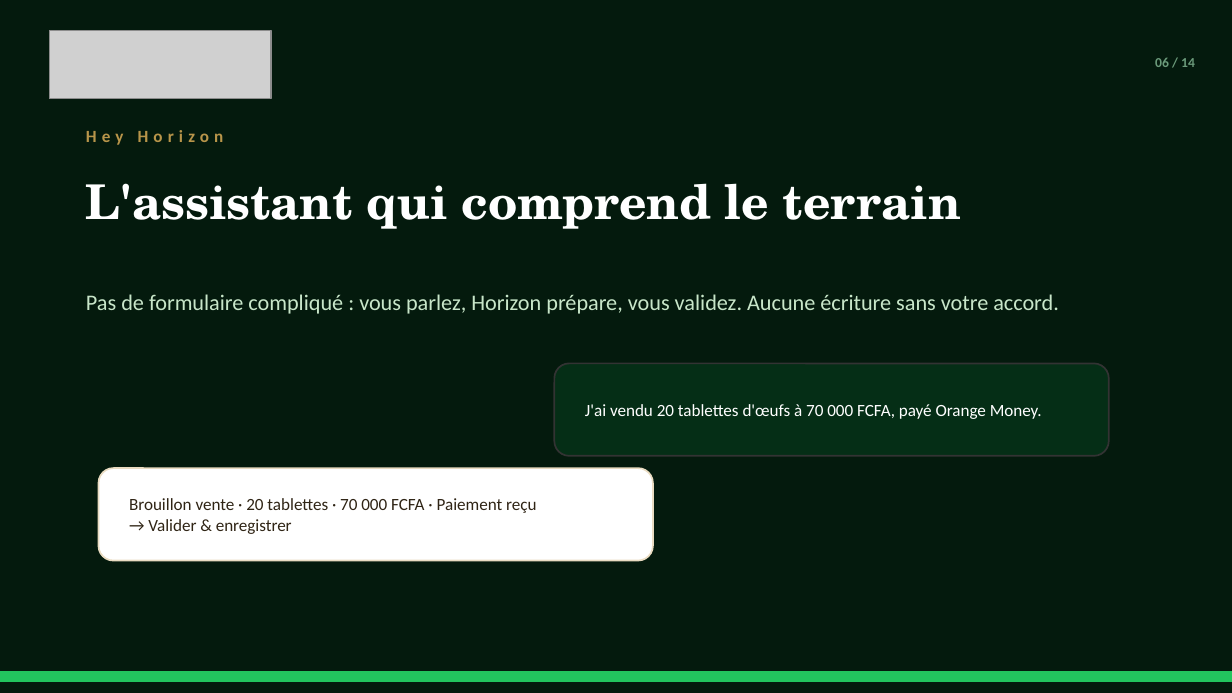
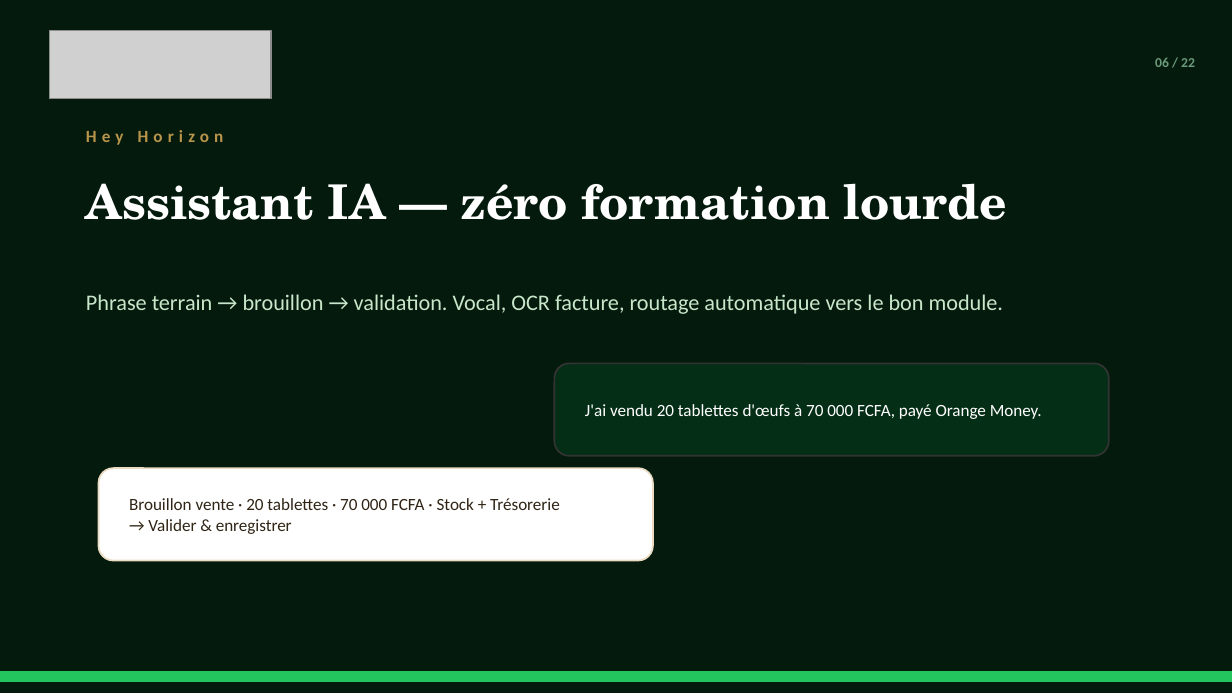
Before and after one commit to PENDATHIAW/horizon-farm, a slide deck: slide 6 of docs/pitch/PITCH_HORIZON_FARM.pptx. Drawn at 1232x693 pixels with LibreOffice and Linux fonts; fonts in the diff are those of the drawing; grey boxes stand for pictures. Boxes give left, top, right and bottom in pixels: in the first picture for what was removed or moved away, otherwise in the second. Text is boxed around its words. In the diff, an @@ line names an element or a change of style, - is before the commit and + after.

```diff
--- a/docs/pitch/PITCH_HORIZON_FARM.pptx
+++ b/docs/pitch/PITCH_HORIZON_FARM.pptx
@@ text at (x1=1155, y1=57, x2=1195, y2=67): text changed @@
-06 / 14
+06 / 22
@@ text at (x1=86, y1=183, x2=1007, y2=220): text changed @@
-L'assistant qui comprend le terrain
+Assistant IA — zéro formation lourde
@@ text at (x1=86, y1=294, x2=1003, y2=314): text changed @@
-Pas de formulaire compliqué : vous parlez, Horizon prépare, vous validez. Aucune écriture sans votre accord.
+Phrase terrain → brouillon → validation. Vocal, OCR facture, routage automatique vers le bon module.
@@ text at (x1=129, y1=498, x2=560, y2=510): text changed @@
-Brouillon vente · 20 tablettes · 70 000 FCFA · Paiement reçu
+Brouillon vente · 20 tablettes · 70 000 FCFA · Stock + Trésorerie
```
Also in this commit, not shown: 13 other slides changed, 8 slides added, 14 other files.
